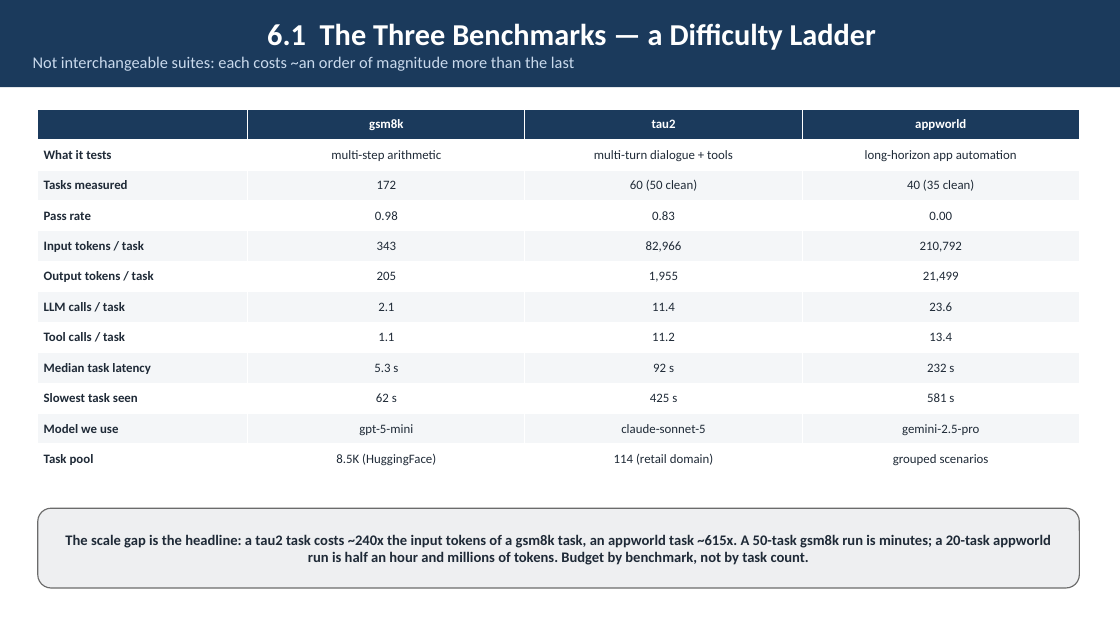
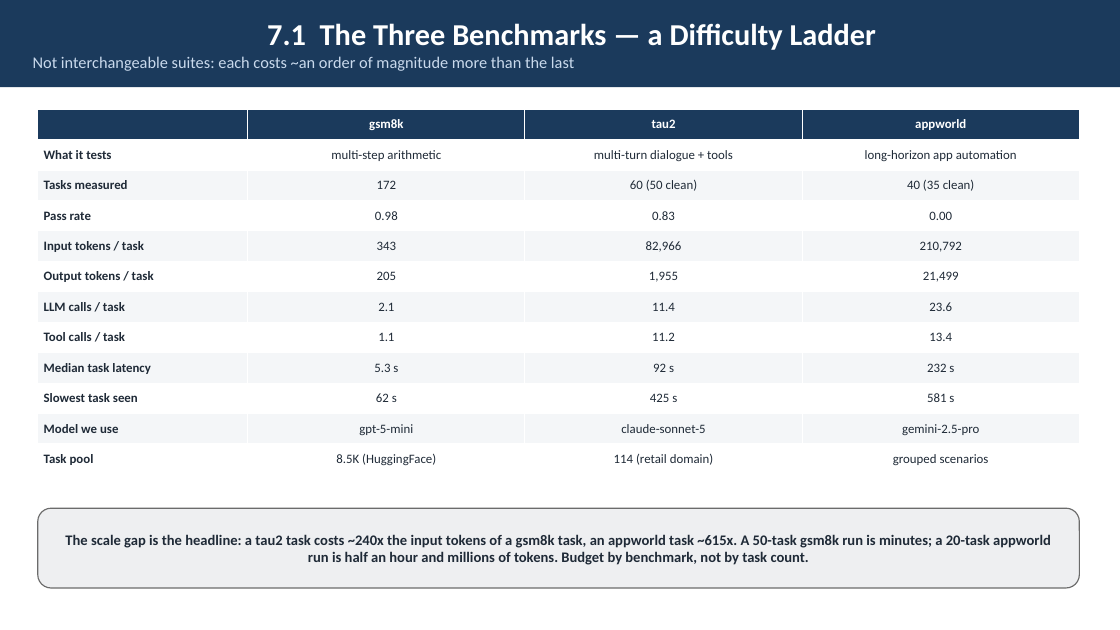
Before and after one commit to webchang/benchmarking, a slide deck: slide 9 of docs/BenchmarkingService.pptx (slide 8 before the commit). Drawn at 1120x630 pixels with LibreOffice and Linux fonts; fonts in the diff are those of the drawing. Boxes give left, top, right and bottom in pixels: in the first picture for what was removed or moved away, otherwise in the second. Text is boxed around its words. In the diff, an @@ line names an element or a change of style, - is before the commit and + after.

```diff
--- a/docs/BenchmarkingService.pptx
+++ b/docs/BenchmarkingService.pptx
@@ text in rectangle at bbox=[267, 23, 876, 50]: text changed @@
-6.1 The Three Benchmarks — a Difficulty Ladder
+7.1 The Three Benchmarks — a Difficulty Ladder
```
Also in this commit, not shown: 12 other slides changed, 1 slide added, 2 other files.
